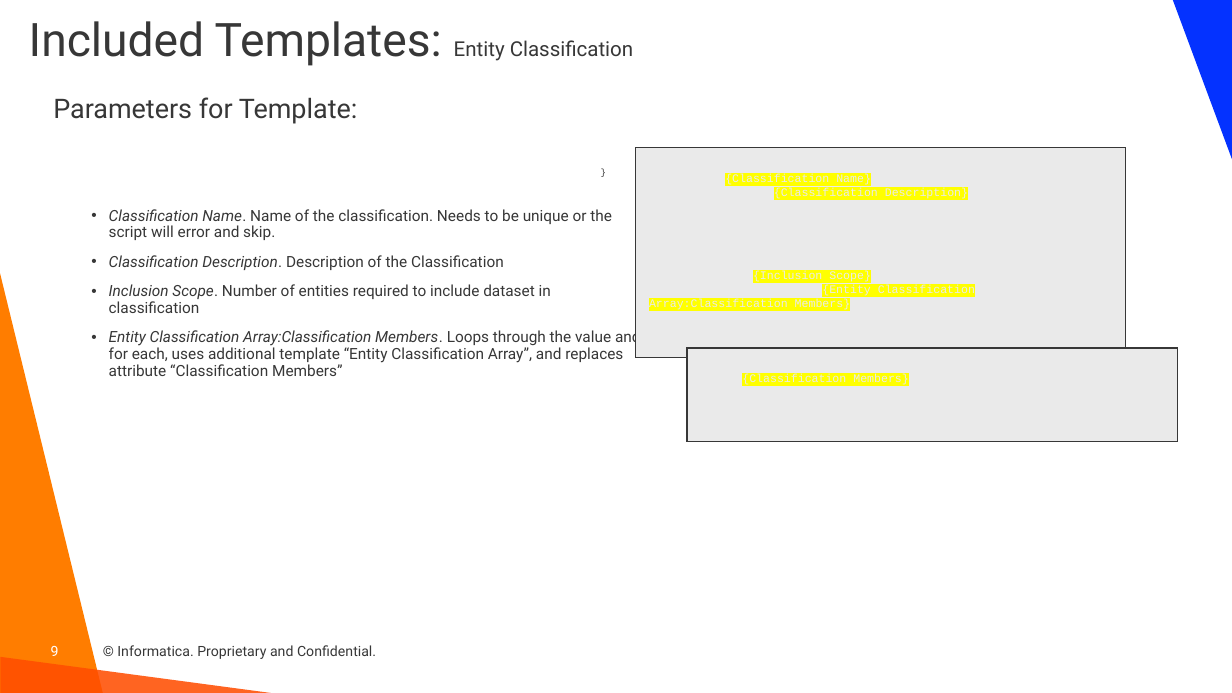
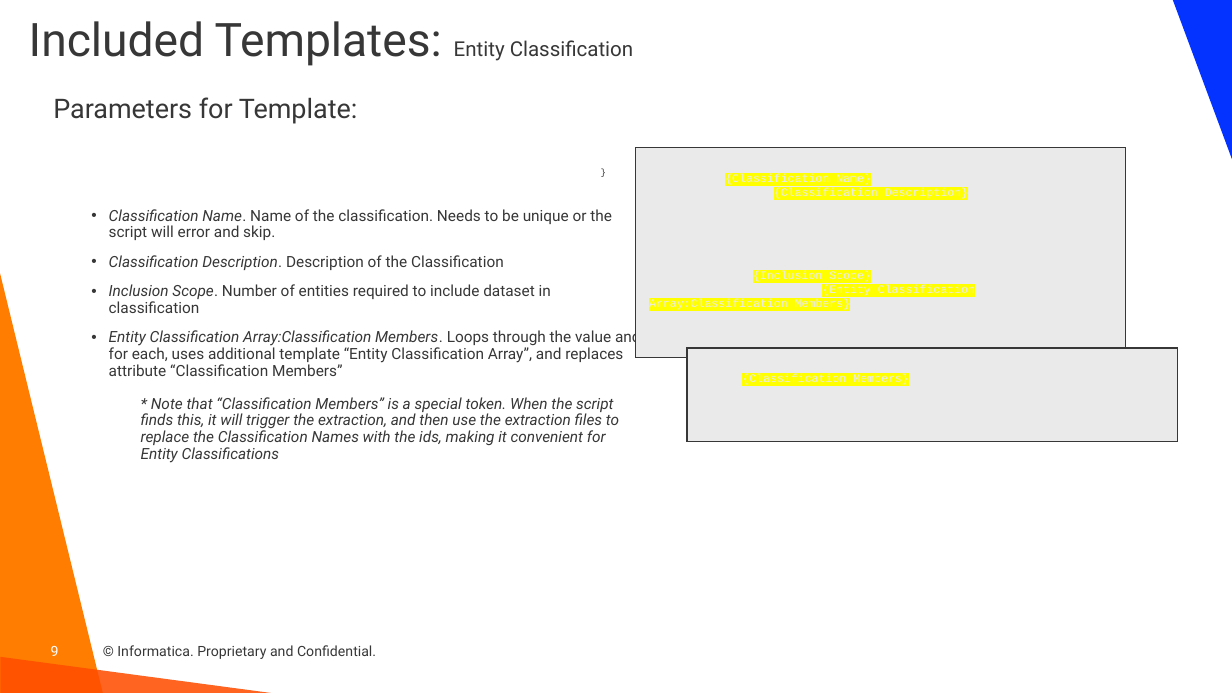
Before and after one commit to haystraw/Informatica_Simple_Classification_Creator, a slide deck: slide 9 of Simple Classification Creator.pptx. Drawn at 1232x693 pixels with LibreOffice and Linux fonts; fonts in the diff are those of the drawing; background and template pictures are left out. Boxes give left, top, right and bottom in pixels: in the first picture for what was removed or moved away, otherwise in the second. Text is boxed around its words. In the diff, an @@ line names an element or a change of style, - is before the commit and + after.

Commit message:
Version 20241108 Fixed Classification Entity issue Added Extract functionality Added bulk Delete functionality

```diff
--- a/Simple Classification Creator.pptx
+++ b/Simple Classification Creator.pptx
@@ text added at [141,397,619,463], 12 pt, text #373737, italic @@
+* Note that “Classification Members” is a special token. When the script finds this, it will trigger the extraction, and then use the extraction files to replace the Classification Names with the ids, making it convenient for Entity Classifications
```
Also in this commit, not shown: 2 other slides changed, 1 slide added, 2 other files.
